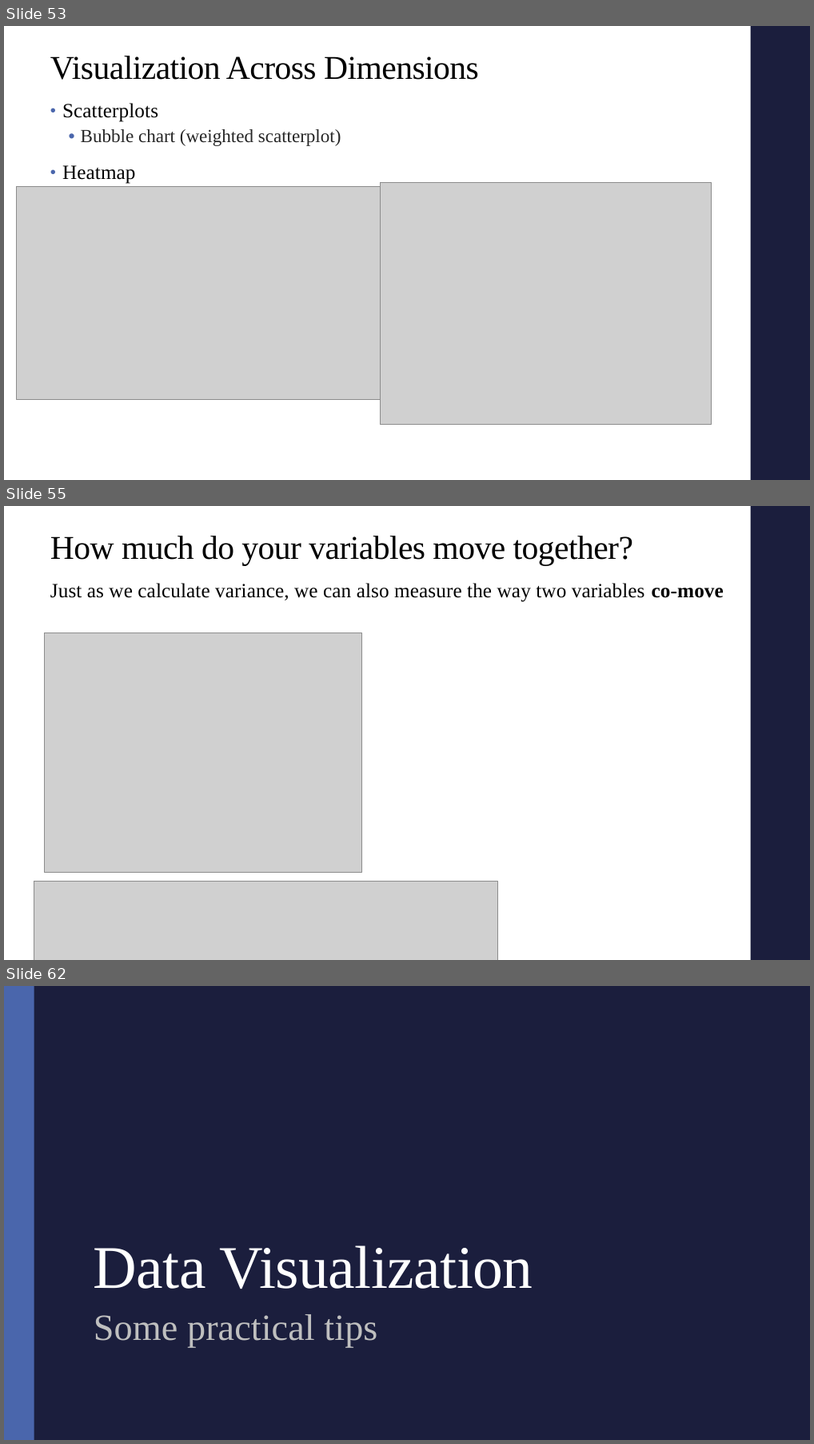
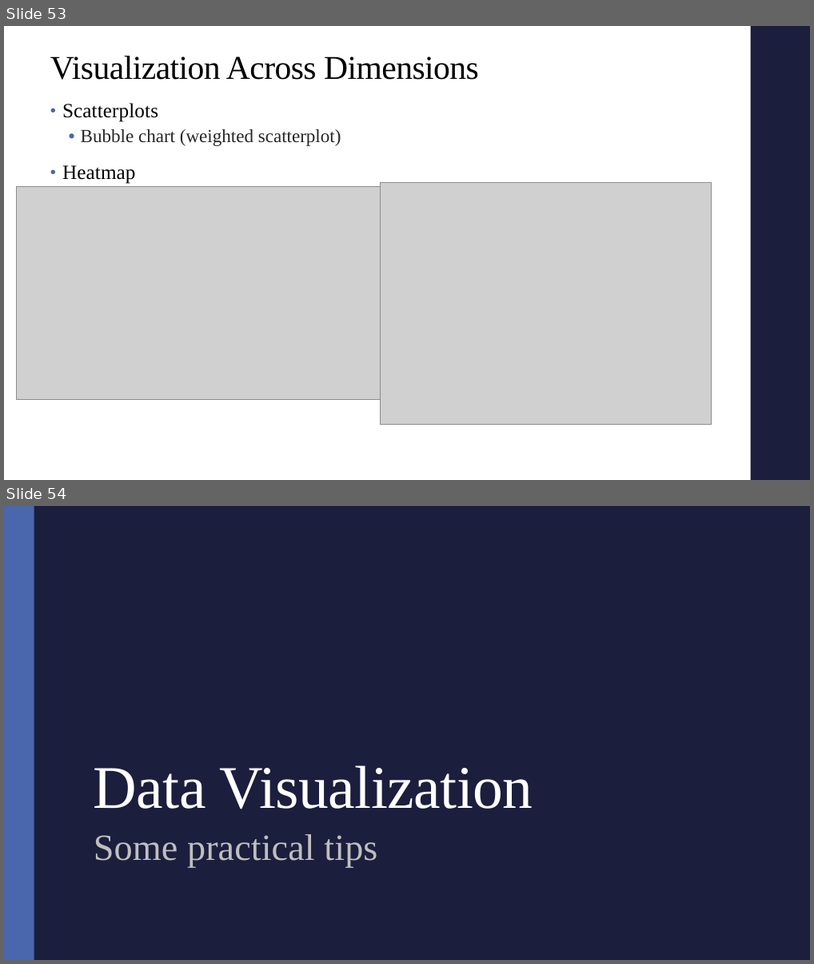
Before and after one commit to alex-hoagland/HAD5772, a slide deck: Lectures/Lecture03_Correlations/Lecture3_Correlations.pptx. Shown one above the other, each under a label of ours: slides 53, 55 and 62 before the commit, slides 53 and 54 after it; the slides between them are not shown. The pictures are 814x1444 and 814x964 pixels, drawn with LibreOffice and Linux fonts; fonts in the diff are those of the drawing; grey boxes stand for pictures. Boxes give left, top, right and bottom in pixels: in the first picture for what was removed or moved away, otherwise in the second. Text is boxed around its words. In the diff, an @@ line names an element or a change of style, - is before the commit and + after.

```diff
--- a/Lectures/Lecture03_Correlations/Lecture3_Correlations.pptx
+++ b/Lectures/Lecture03_Correlations/Lecture3_Correlations.pptx
@@ slide 55 removed at (4, 506, 810, 960), background #FFFFFF; not listed: 1 template element that a slide beside it also shows @@
@@ title removed at (50, 536, 634, 566) @@
-How much do your variables move together?
@@ text removed at (50, 583, 724, 602) @@
-Just as we calculate variance, we can also measure the way two variables co-move
@@ picture removed at (45, 633, 362, 872) @@
@@ picture removed at (34, 881, 498, 960) @@
@@ what was slide 62 is now slide 54 @@
```
Also in this commit, not shown: 7 other slides removed, 3 other files.
